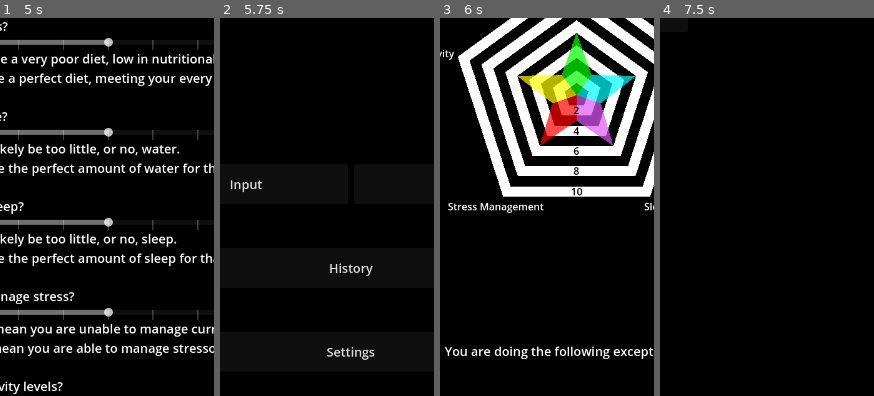
Above: before the commit, frames 1-4 (left to right).
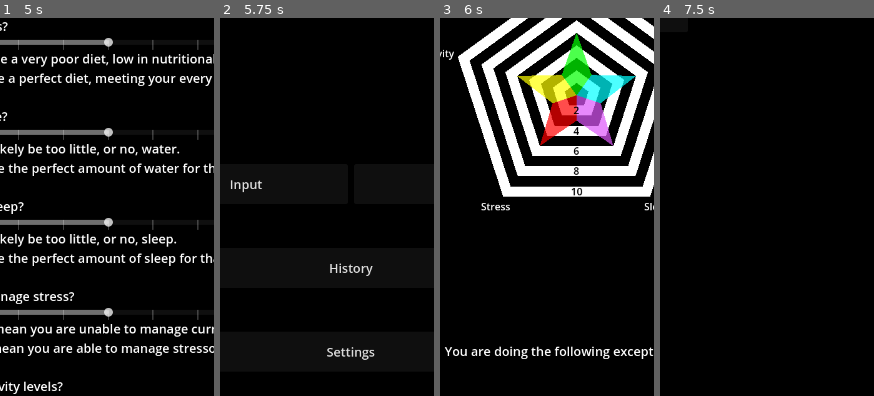
Above: after the commit, the same moments.

Repository: Thorqs/VitaPulsi
Game: Godot game, scene res://control.tscn
Two runs of this game, one before a commit and one after it. Both use one fixed random seed, a clock stepped at 60 frames per second and the inputs below.
Inputs:
- Up to frame 1 (5 s): click "Input" at 0.5 s; click "Confirm Values" at 1.25 s; click "Confirm Values" at 2 s; click "Confirm" at 2.75 s; click "Confirm Values" at 3.5 s; click "Confirm" at 4.25 s
- Up to frame 2 (5.75 s): click "Return to Main Menu" at 5 s
- Up to frame 3 (6 s): click "Output" at 5.75 s
- Up to frame 4 (7.5 s): click "Return to Main Menu" at 6.5 s; click "History" at 7.25 s
The pictures show only the part of the screen within x 19-69%, y 25-75%; the shares and areas given below are measured in that part.

Frames 1-2 are identical in both runs. In frame 3, 0.5% of the frame differs, in the area x 3-49%, y 48-52%; in frame 4, nothing differs.

Commit message:
Name change
Missed reference to old name in Settings panel.

Diff:
--- a/control.tscn
+++ b/control.tscn
@@ -166,7 +166,7 @@
 theme_override_font_sizes/font_size = 20
 text = "Viva Pulsus is an attempt to monitor common health habits and present them to the user in a way that shows what they are doing well, and what they can be doing better.
 
-Ideally the user will make a log each day. Once the habit is formed this process should only take a few minutes. After a few weeks, Lifepulse should have enough data to give a relatively accurate view of the users current lifestyle."
+Ideally the user will make a log each day. Once the habit is formed this process should only take a few minutes. After a few weeks, Viva Pulsus should have enough data to give a relatively accurate view of the users current lifestyle."
 horizontal_alignment = 1
 vertical_alignment = 1
 autowrap_mode = 2
@@ -753,7 +753,7 @@
 layout_mode = 0
 offset_right = 40.0
 offset_bottom = 23.0
-text = "Stress Management"
+text = "Stress"
 
 [node name="Activity_label" type="Label" parent="Panel/HBox/VBox/Output"]
 layout_mode = 0
